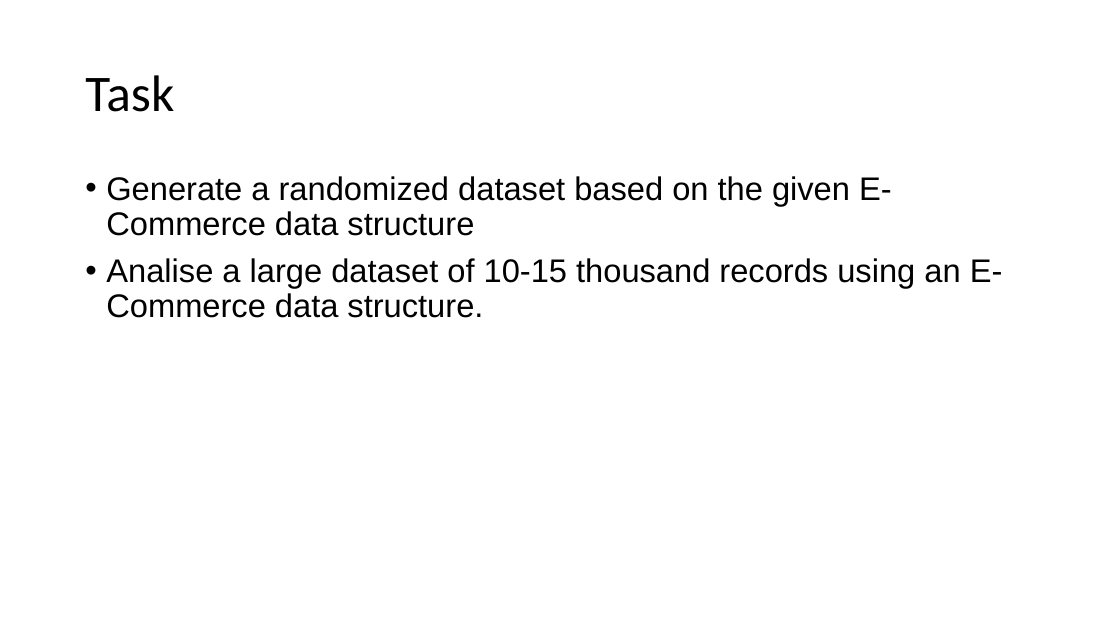
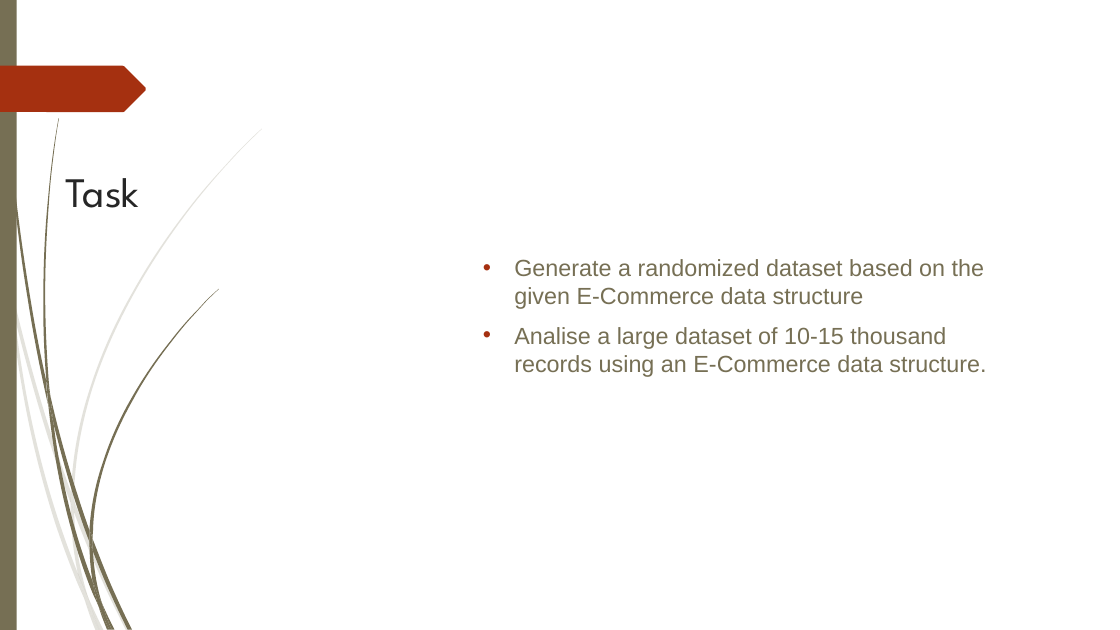
Before and after one commit to jnesteruck/rev-proj2, a slide deck: slide 2 of Project 2.pptx. Drawn at 1120x630 pixels with LibreOffice and Linux fonts; fonts in the diff are those of the drawing. Boxes give left, top, right and bottom in pixels: in the first picture for what was removed or moved away, otherwise in the second. Text is boxed around its words. In the diff, an @@ line names an element or a change of style, - is before the commit and + after.

```diff
--- a/Project 2.pptx
+++ b/Project 2.pptx
@@ rectangle added at box(0, 0, 17, 630), fill #766F54 @@
@@ freeform shape added at box(0, 66, 146, 112), fill #A53010 @@
@@ text "Generate a randomized dataset based ...": place and size @@
-text "Generate a randomized dataset based ..." at box(106, 176, 1003, 318)
+text "Generate a randomized dataset based ..." at box(514, 259, 986, 377)
@@ text "Generate a randomized dataset based ..." at box(514, 259, 986, 377): size 28 to 20 pt, text colour #000000 to #766F54; indent changed; line spacing 0.9 to 1; vertical alignment top to middle @@
@@ title "Task": place and size @@
-title "Task" at box(85, 75, 174, 112)
+title "Task" at box(66, 178, 140, 208)
@@ title "Task" at box(66, 178, 140, 208): size 44 to 36 pt, font Calibri to League Spartan, text colour #000000 to #262626; line spacing 0.9 to 1; vertical alignment middle to top @@
@@ group added at box(0, 129, 262, 630): 10 freeform shapes @@
@@ group added at box(3, 0, 218, 630): 12 freeform shapes @@
```
Also in this commit, not shown: 6 other slides changed, 1 slide added, 1 slide removed.
